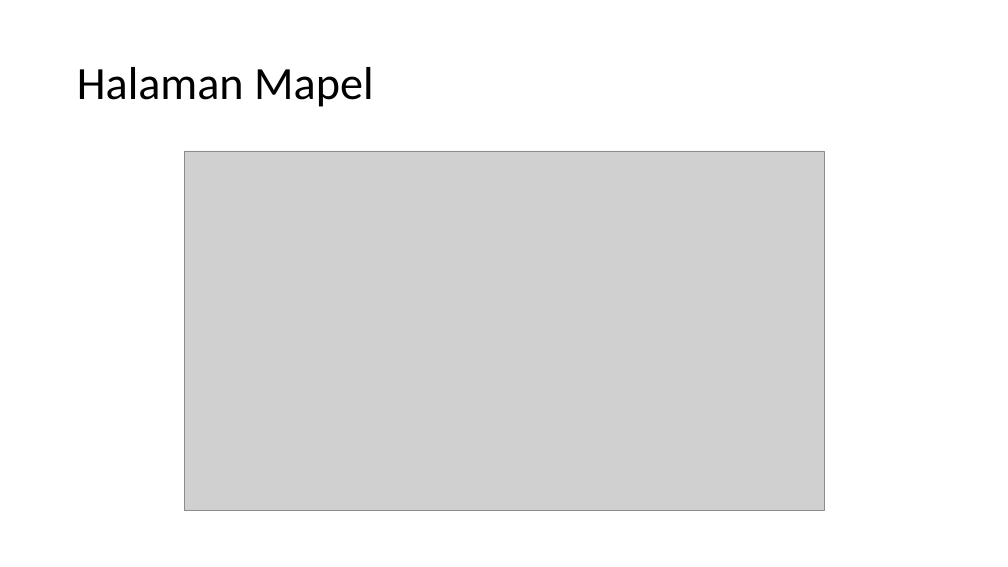
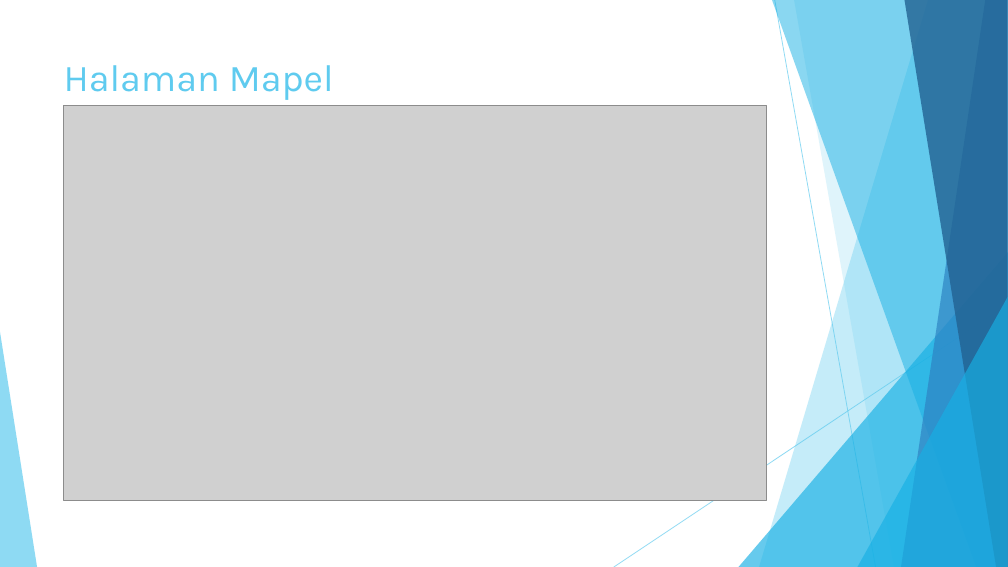
Before and after one commit to AdrianRafli/SEMIVA, a slide deck: slide 6 of PPt.pptx (slide 5 before the commit). Drawn at 1008x567 pixels with LibreOffice and Linux fonts; fonts in the diff are those of the drawing; grey boxes stand for pictures. Boxes give left, top, right and bottom in pixels: in the first picture for what was removed or moved away, otherwise in the second. Text is boxed around its words. In the diff, an @@ line names an element or a change of style, - is before the commit and + after.

```diff
--- a/PPt.pptx
+++ b/PPt.pptx
@@ title "Halaman Mapel": place and size @@
-title "Halaman Mapel" at [77,67,373,107]
+title "Halaman Mapel" at [64,65,334,100]
@@ title "Halaman Mapel" at [64,65,334,100]: size 44 to 36 pt, font Calibri to Karla, text colour #000000 to #5FCBEF; line spacing 0.9 to 1; vertical alignment middle to top @@
@@ picture: place and size @@
-picture at [184,151,823,511]
+picture at [64,105,767,501]
@@ group added at [0,0,1008,567]: 5 freeform shapes, 3 triangles, 2 lines @@
```
Also in this commit, not shown: 7 other slides changed, 1 slide added.
